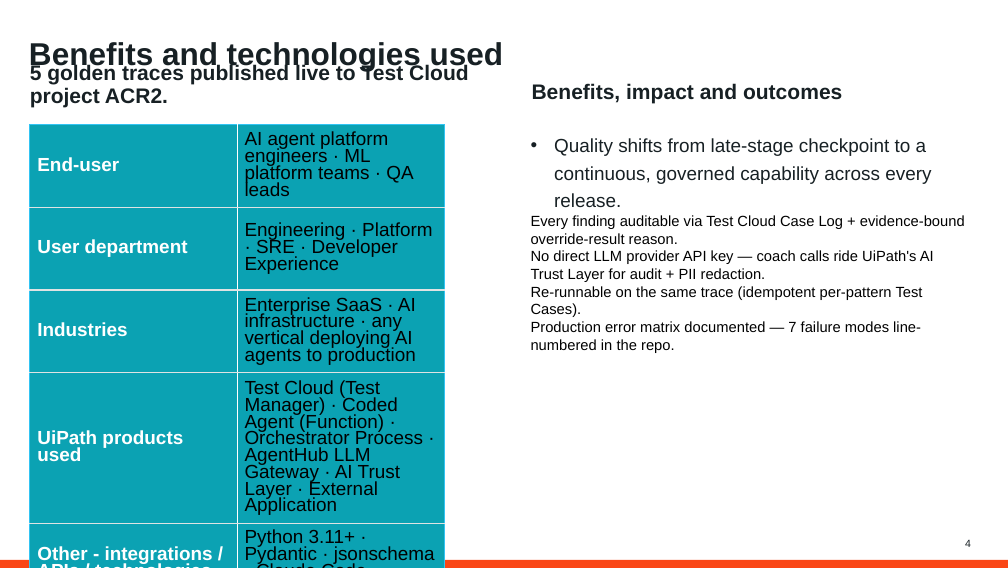
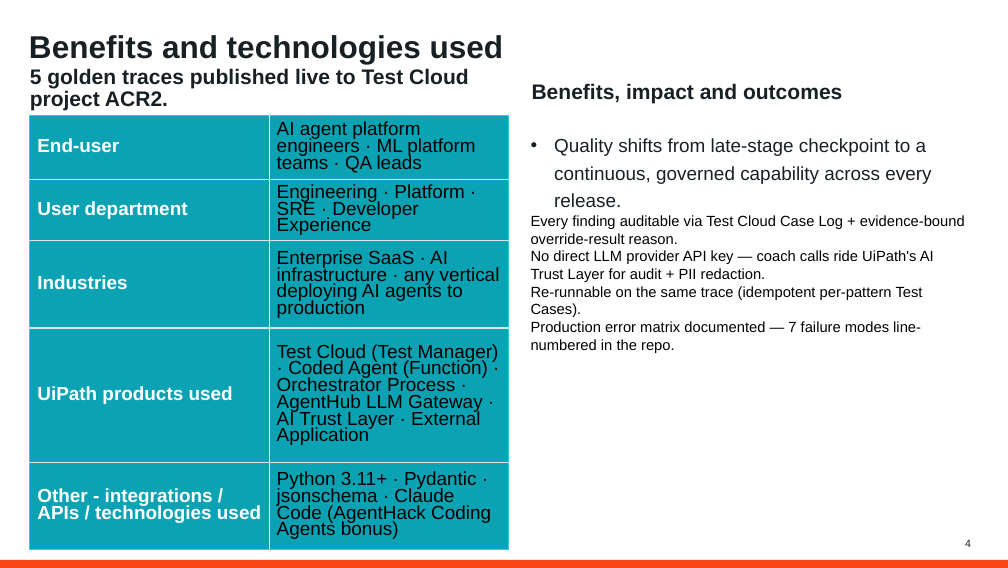
Before and after one commit to rainingsnow0914tw-ship-it/agentclinic, a slide deck: slide 4 of docs/Submission deck - AgentClinic.pptx. Drawn at 1008x568 pixels with LibreOffice and Linux fonts; fonts in the diff are those of the drawing; background and template pictures are left out. Boxes give left, top, right and bottom in pixels: in the first picture for what was removed or moved away, otherwise in the second. Text is boxed around its words. In the diff, an @@ line names an element or a change of style, - is before the commit and + after.

```diff
--- a/docs/Submission deck - AgentClinic.pptx
+++ b/docs/Submission deck - AgentClinic.pptx
@@ text "Benefits and technologies used": place and size @@
-text "Benefits and technologies used" at (29,42,504,71)
+text "Benefits and technologies used" at (29,35,504,64)
@@ text "5 golden traces published live ...": place and size @@
-text "5 golden traces published live ..." at (30,63,469,107)
+text "5 golden traces published live ..." at (30,68,469,111)
@@ table: place and size @@
-table at (30,125,444,568)
+table at (30,116,508,549)
```
Also in this commit, not shown: 3 other slides changed, 12 other files.
